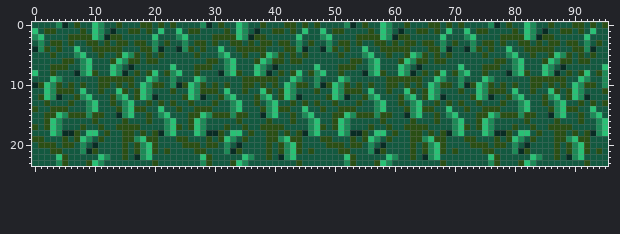
One commit to this sprite sheet: assets/images/grass_tile.png. The first picture shows the starting point.
The file is 96x24 pixels.
After:
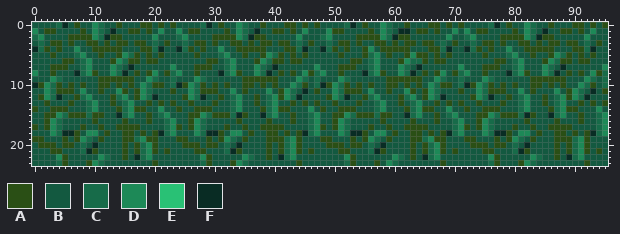
Palette (. is transparent): A #2a4f15  B #135940  C #176b49  D #1d8957  E #29c175  F #092c24
From the commit log: Grass animations and more toned down version
Changes in this commit:
Changed rows in their new state; - is an unchanged pixel.
first column x 0:
 0 ----C-----DC----------------C-----DC----------------C-----DC----------------C-----DC------------
 1 D---------DC---------D--D---------DC---------D--BD--------DC--F------BD-D---------DC---------D--
 2 CD--------DC--------D---CD--------DC--------D---CD--------DC--------BD--CD--------DC--------D---
 3 -C------------------C----C------------------C----C------------------C----C------------------C---
 4 -C-----D------------C----C-----D------------C----C-----AD-----------C----C-----D------------C---
 5 -------CD------DC--------------CD------DC--------------ACD-----DA--------------CD------DC-------
 6 --------CD----DC----------------CD----DC----------------CD----DCC---------------CD----DC--------
 7 --------CD---DC--------D--------CD---DC--------D--------CD---DC--------D--------CD---DC--------D
 8 D-------CD---DC-----D--CD-------CD---DC-----BD-CD-------CD---DC-----D--CD-------CD---DC-----BD-C
 9 ---DC--------------DC--C---DC--------------B-C-C---DC--------------DC--C---DC--------------B-C-C
10 --DC--------------DC---C--DC--------------B-C--C--DC--------------DC---C--DC--------------B-C--C
11 --DC----D-----D---DC------DC----BD----BD--DC-F----DC----D-----D---DC------DC----BD----BD--DC-F--
12 --DC----CD----CD--DC------DC----BCD---BCD-DC------DC----CD----CD--DC------DC----BCD---BCD-DC----
13 ---------CD----CD----------------CD----CD----------------CD----CD----------------CD----CD-------
14 ---------CD----CD----D-----------CD----CD----BD----------CD----CD----D-----------CD----CD----BD-
15 ----DC---C-----CD----CD-----DC---CF----CD----BCD----DC---C-----CD----CD-----DC---CF----CD----BCD
16 ---DC-----------------CD---DC-----------------CD---DC-----------------CD---DC-----------------CD
17 ---DC-----------------CD---DC-----------------CD---DC-----------------CD---DC-----------------CD
18 ---DC----DD-----------CD---DC----DD-----------CD---DC----DD-----------CD---DC----DD-----------CD
19 --------DC-------CD-------------DC-------ACD------------DC-------CD-------------DC-------ACD----
20 --------C---------CD------------C---------CD------------C---------CD------------C---------CD----
21 --------C---------CD------------C---------CD------------C---------CD------------C---------CD----
22 ----D------DC-----CD--------D------DC-----CD--------D------B-C----CD--------D------DC-----CD----
23 ----C-----DC----------------C-----DC----------------C-----B-C---------------C-----DC------------
